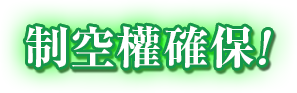
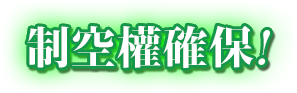
The second w=297, h=93 image is a revision of the first. Changes to its layers:
painted on "Air Supremacy!" over [25, 25, 271, 68]
renamed "Air Supremacy! 拷貝" to "Air Supremacy! 拷貝 2", painted on it over [22, 22, 274, 71]
